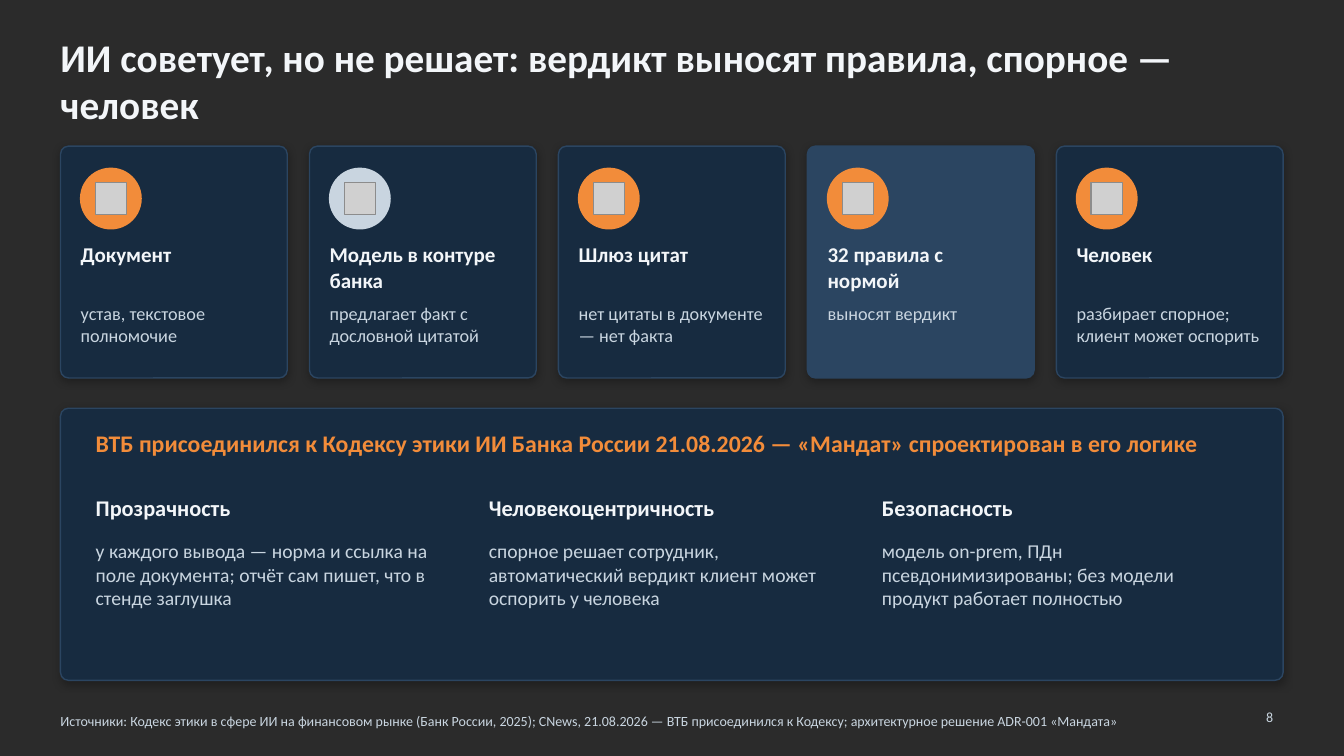
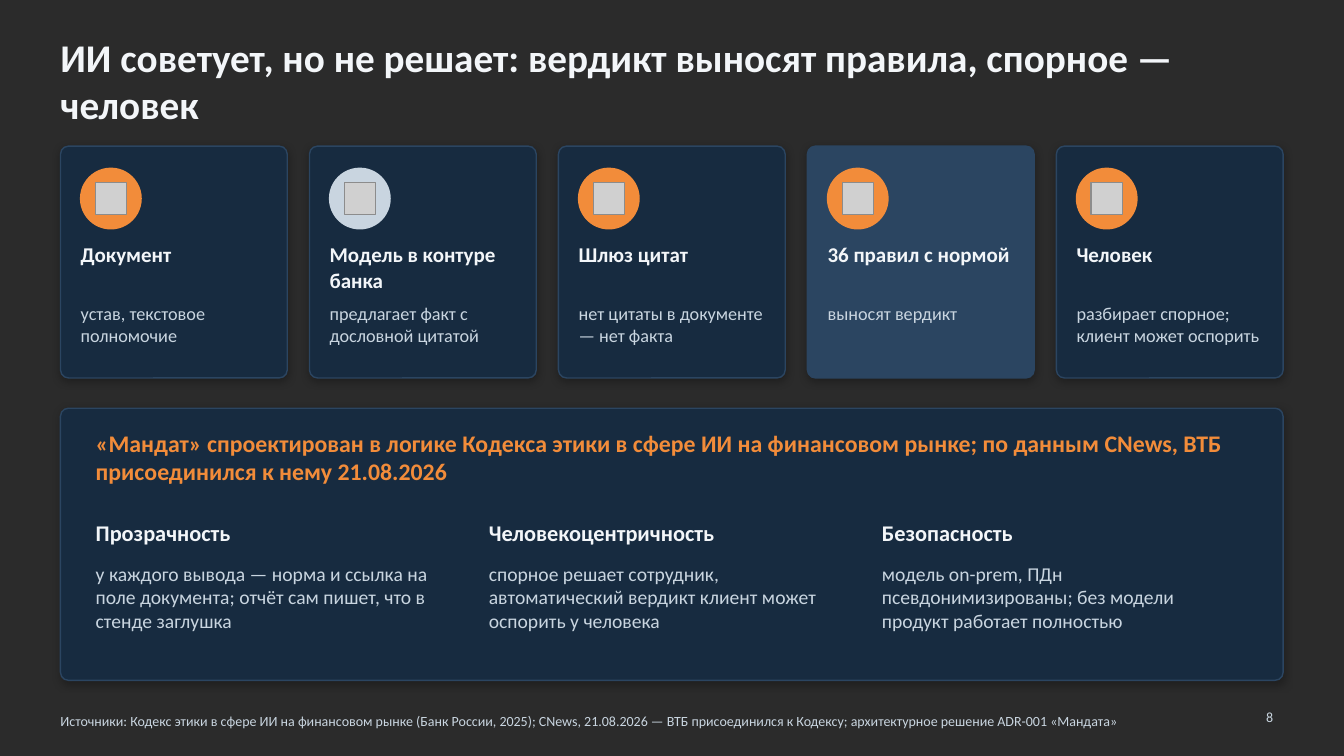
Before and after one commit to KonkovDV/Mandat, a slide deck: slide 8 of Mandat_VTB.pptx. Drawn at 1344x756 pixels with LibreOffice and Linux fonts; fonts in the diff are those of the drawing; grey boxes stand for pictures; background and template pictures are left out; a plain dark background stands for a picture behind light text. Boxes give left, top, right and bottom in pixels: in the first picture for what was removed or moved away, otherwise in the second. Text is boxed around its words. In the diff, an @@ line names an element or a change of style, - is before the commit and + after.

```diff
--- a/Mandat_VTB.pptx
+++ b/Mandat_VTB.pptx
@@ text at [828, 247, 1010, 266]: text changed @@
-32 правила с нормой
+36 правил с нормой
@@ text at [96, 435, 1221, 484]: text changed @@
-ВТБ присоединился к Кодексу этики ИИ Банка России 21.08.2026 — «Мандат» спроектирован в его логике
+«Мандат» спроектирован в логике Кодекса этики в сфере ИИ на финансовом рынке; по данным CNews, ВТБ присоединился к нему 21.08.2026
@@ 3 texts: place and size @@
-3 texts at [96, 501, 1013, 520]
+3 texts at [96, 526, 1013, 545]
@@ text "у каждого вывода — норма ...": place and size @@
-text "у каждого вывода — норма ..." at [96, 548, 427, 608]
+text "у каждого вывода — норма ..." at [96, 571, 427, 631]
@@ text "спорное решает сотрудник, автоматический вердикт ...": place and size @@
-text "спорное решает сотрудник, автоматический вердикт ..." at [489, 548, 816, 608]
+text "спорное решает сотрудник, автоматический вердикт ..." at [489, 571, 816, 631]
@@ text "модель on-prem, ПДн псевдонимизированы; без ...": place and size @@
-text "модель on-prem, ПДн псевдонимизированы; без ..." at [882, 545, 1174, 608]
+text "модель on-prem, ПДн псевдонимизированы; без ..." at [882, 568, 1174, 631]
```
Also in this commit, not shown: 21 other slides changed, 6 other files.
